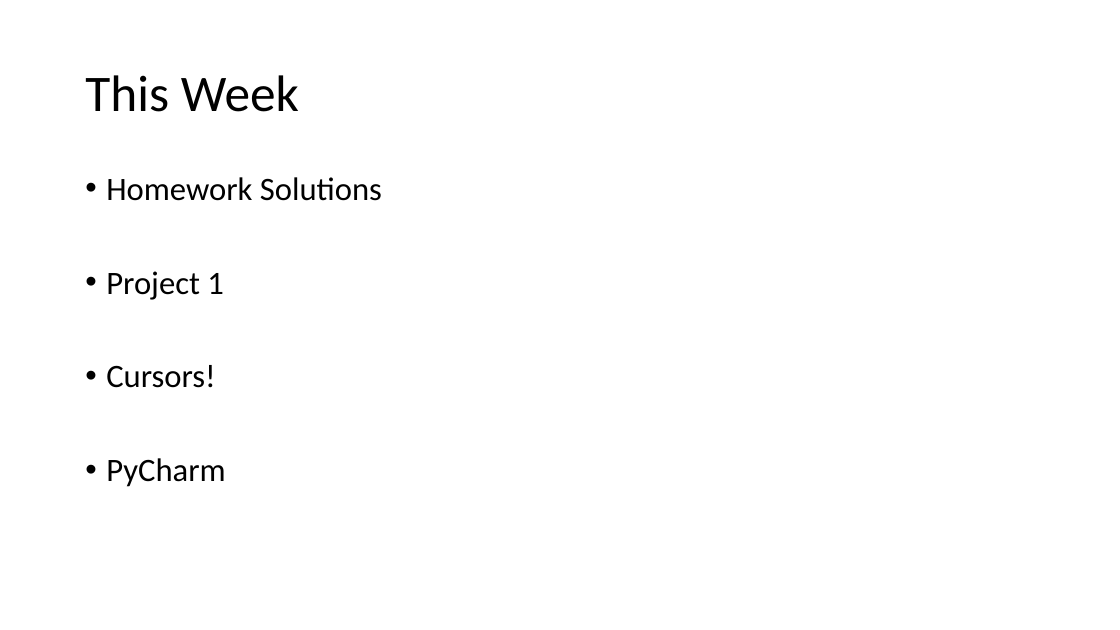
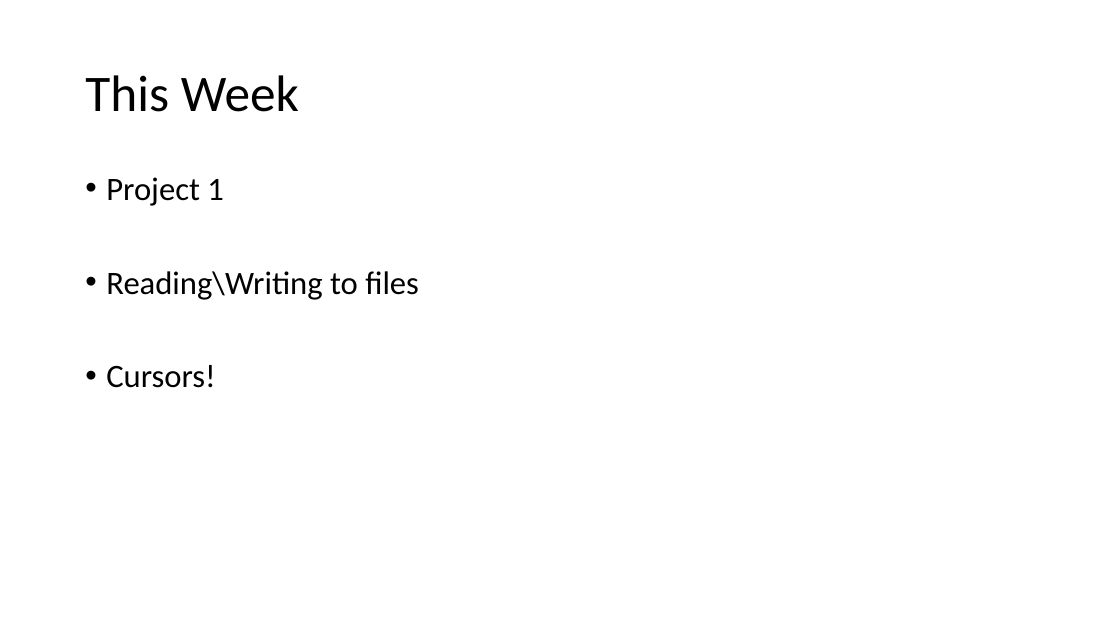
Before and after one commit to gbrunner/intro-prog-for-gis-rs, a slide deck: slide 1 of Unit 4/Cursor_Lecture_Slides.pptx. Drawn at 1120x630 pixels with LibreOffice and Linux fonts; fonts in the diff are those of the drawing. Boxes give left, top, right and bottom in pixels: in the first picture for what was removed or moved away, otherwise in the second. Text is boxed around its words. In the diff, an @@ line names an element or a change of style, - is before the commit and + after.

Commit message:
Adding homework solutions

```diff
--- a/Unit 4/Cursor_Lecture_Slides.pptx
+++ b/Unit 4/Cursor_Lecture_Slides.pptx
@@ text at (106,177,382,201): paragraph removed @@
-• Homework Solutions
@@ text at (106,271,419,300): paragraph added @@
+• Reading\Writing to files
@@ text at (106,458,225,487): paragraph removed @@
-• PyCharm
```
Also in this commit, not shown: 2 other files.
